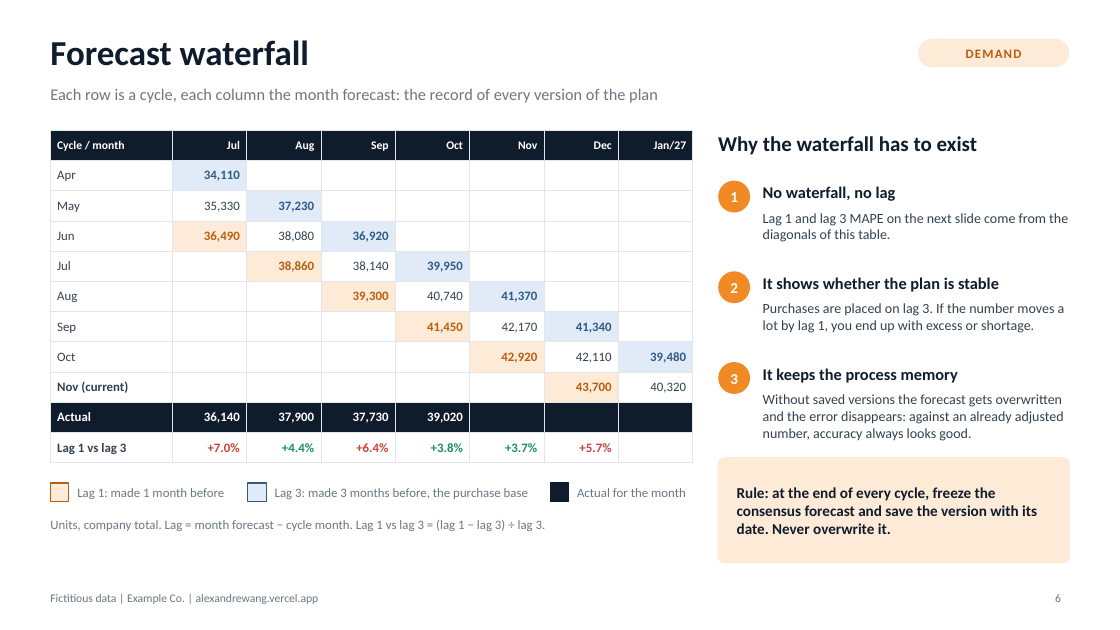
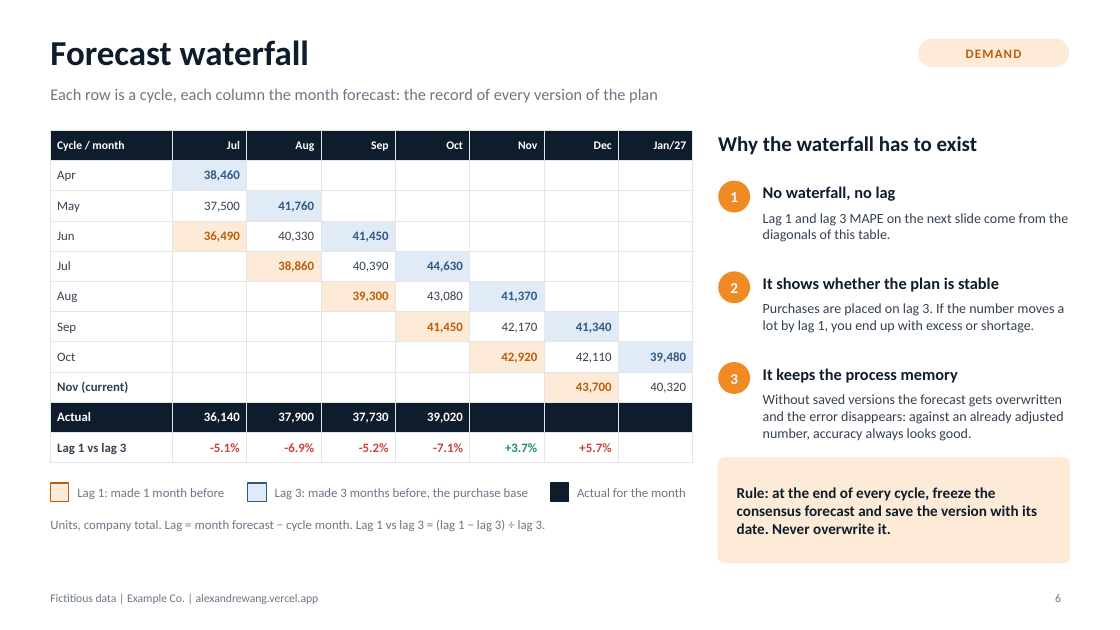
Before and after one commit to wwalexandre/alexandrewang, a slide deck: slide 6 of assets/docs/sop/sop-monthly-template.pptx. Drawn at 1120x630 pixels with LibreOffice and Linux fonts; fonts in the diff are those of the drawing. Boxes give left, top, right and bottom in pixels: in the first picture for what was removed or moved away, otherwise in the second. Text is boxed around its words. In the diff, an @@ line names an element or a change of style, - is before the commit and + after.

```diff
--- a/assets/docs/sop/sop-monthly-template.pptx
+++ b/assets/docs/sop/sop-monthly-template.pptx
@@ table at (50, 130, 696, 458) @@
-row 2, column 2: 34,110
+row 2, column 2: 38,460
-row 3, column 2: 35,330
+row 3, column 2: 37,500
-row 3, column 3: 37,230
+row 3, column 3: 41,760
-row 4, column 3: 38,080
+row 4, column 3: 40,330
-row 4, column 4: 36,920
+row 4, column 4: 41,450
-row 5, column 4: 38,140
+row 5, column 4: 40,390
-row 5, column 5: 39,950
+row 5, column 5: 44,630
-row 6, column 5: 40,740
+row 6, column 5: 43,080
-row 11: Lag 1 vs lag 3 | +7.0% | +4.4% | +6.4% | +3.8% | +3.7% | +5.7% | 
+row 11: Lag 1 vs lag 3 | -5.1% | -6.9% | -5.2% | -7.1% | +3.7% | +5.7% | 
```
Also in this commit, not shown: 6 other slides changed, 19 other files.
